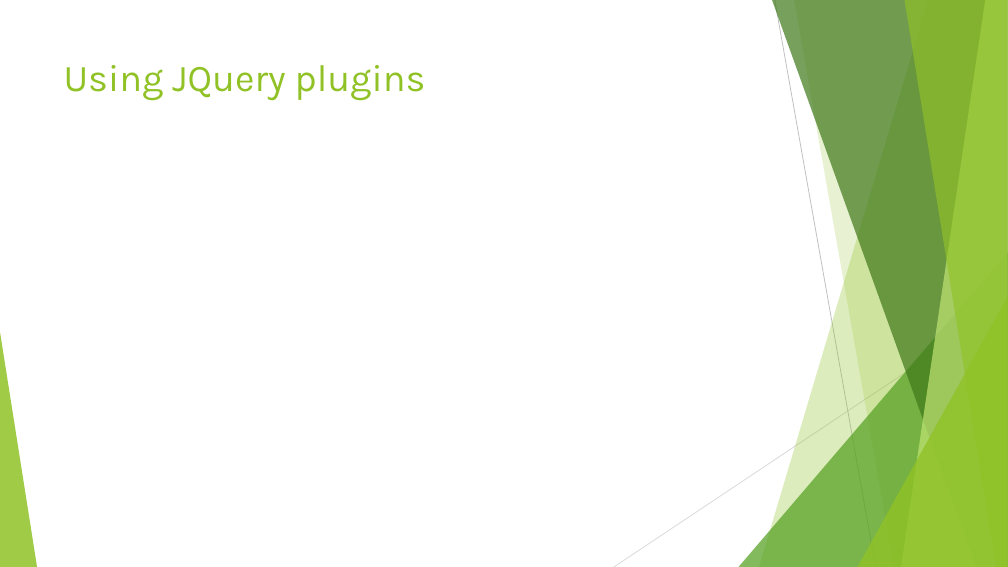
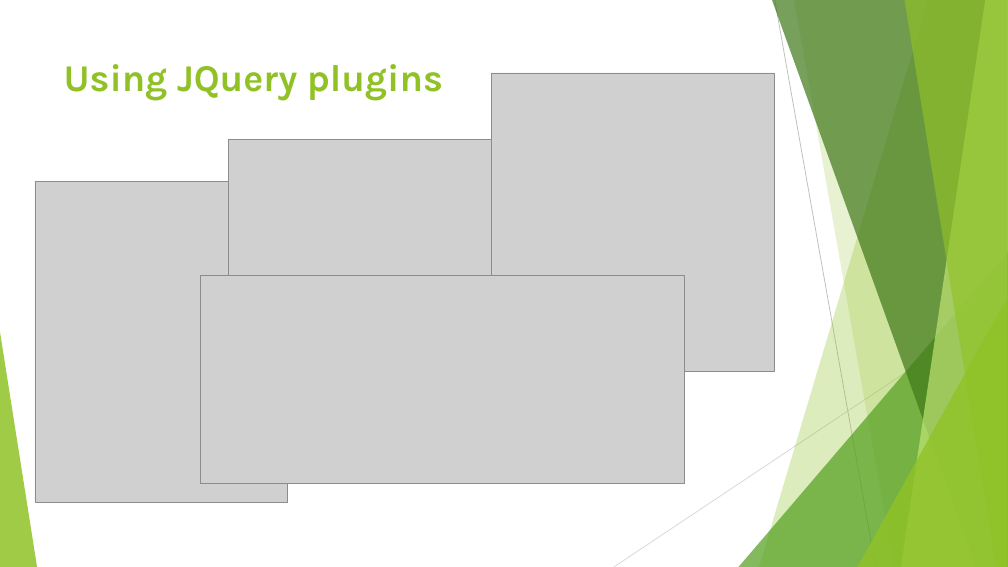
Before and after one commit to Project6/Planit, a slide deck: slide 13 of Final Project Documentation/CSC521.pptx. Drawn at 1008x567 pixels with LibreOffice and Linux fonts; fonts in the diff are those of the drawing; grey boxes stand for pictures. Boxes give left, top, right and bottom in pixels: in the first picture for what was removed or moved away, otherwise in the second. Text is boxed around its words. In the diff, an @@ line names an element or a change of style, - is before the commit and + after.

```diff
--- a/Final Project Documentation/CSC521.pptx
+++ b/Final Project Documentation/CSC521.pptx
@@ title "Using JQuery plugins" at box(64, 64, 443, 101): bold on @@
@@ picture added at box(492, 73, 775, 371) @@
@@ picture added at box(229, 140, 551, 437) @@
@@ picture added at box(35, 181, 287, 502) @@
@@ picture added at box(200, 275, 685, 484) @@
```
Also in this commit, not shown: 1 other slide changed.
